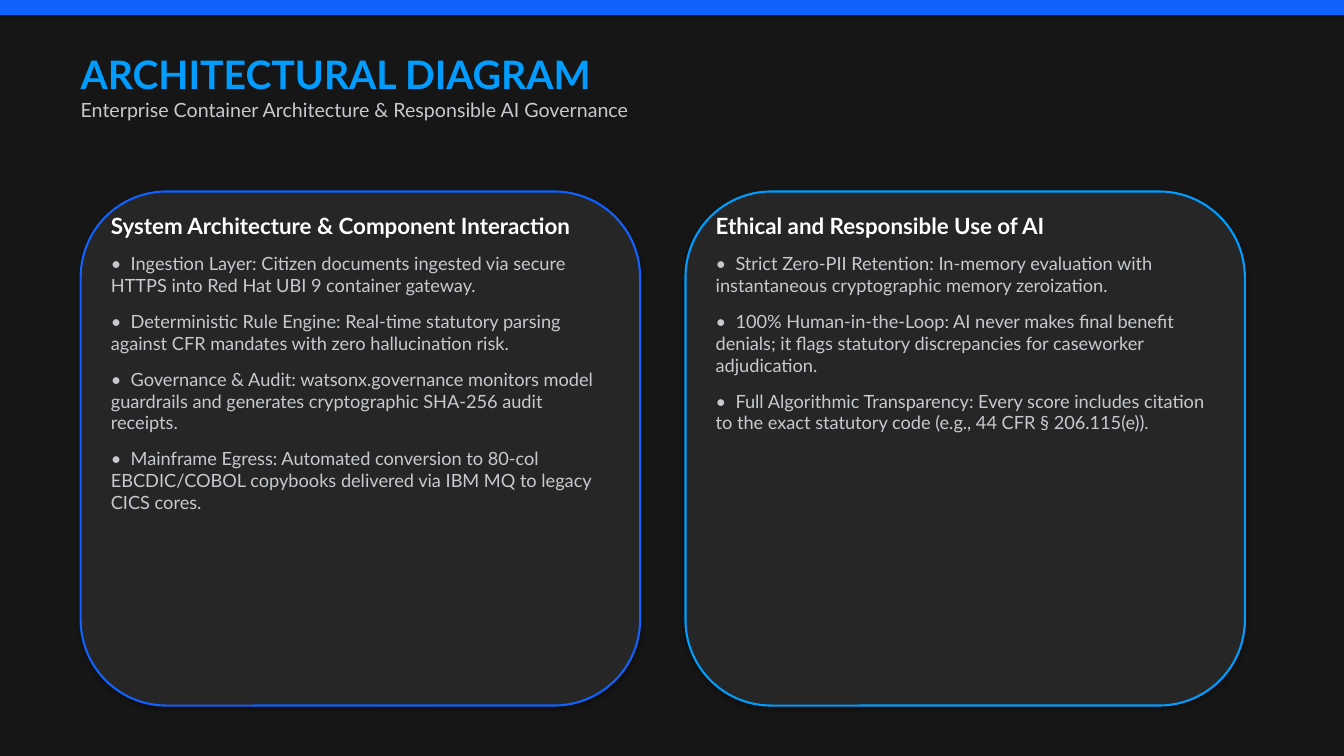
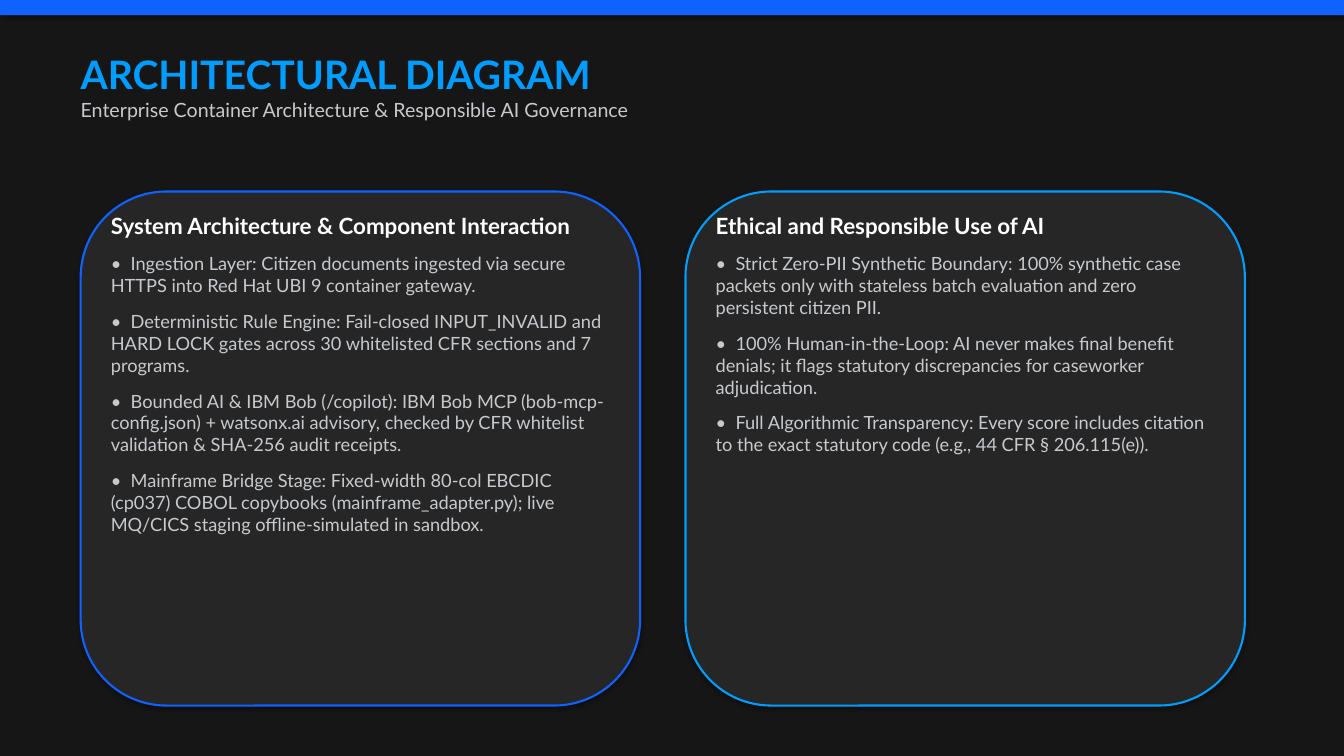
Before and after one commit to tbullitt18-collab/asce-technologies, a slide deck: slide 4 of ibm-skillsbuild-ell-2026/ASCE_IBM_SkillsBuild_Showcase_Presentation.pptx. Drawn at 1344x756 pixels with LibreOffice and Linux fonts; fonts in the diff are those of the drawing. Boxes give left, top, right and bottom in pixels: in the first picture for what was removed or moved away, otherwise in the second. Text is boxed around its words. In the diff, an @@ line names an element or a change of style, - is before the commit and + after.

Commit message:
Wave 2 alignment: sync hardened engine, /copilot showcase, 2m27s video, Bob MCP/sessions, and docs

```diff
--- a/ibm-skillsbuild-ell-2026/ASCE_IBM_SkillsBuild_Showcase_Presentation.pptx
+++ b/ibm-skillsbuild-ell-2026/ASCE_IBM_SkillsBuild_Showcase_Presentation.pptx
@@ text at box(716, 256, 1181, 317): text changed @@
-• Strict Zero-PII Retention: In-memory evaluation with instantaneous cryptographic memory zeroization.
+• Strict Zero-PII Synthetic Boundary: 100% synthetic case packets only with stateless batch evaluation and zero persistent citizen PII.
@@ text at box(111, 314, 604, 535): text changed @@
-• Deterministic Rule Engine: Real-time statutory parsing against CFR mandates with zero hallucination risk.
-• Governance & Audit: watsonx.governance monitors model guardrails and generates cryptographic SHA-256 audit receipts.
-• Mainframe Egress: Automated conversion to 80-col EBCDIC/COBOL copybooks delivered via IBM MQ to legacy CICS cores.
+• Deterministic Rule Engine: Fail-closed INPUT_INVALID and HARD LOCK gates across 30 whitelisted CFR sections and 7 programs.
+• Bounded AI & IBM Bob (/copilot): IBM Bob MCP (bob-mcp-config.json) + watsonx.ai advisory, checked by CFR whitelist validation & SHA-256 audit receipts.
+• Mainframe Bridge Stage: Fixed-width 80-col EBCDIC (cp037) COBOL copybooks (mainframe_adapter.py); live MQ/CICS staging offline-simulated in sandbox.
```
Also in this commit, not shown: 3 other slides changed, 34 other files.
